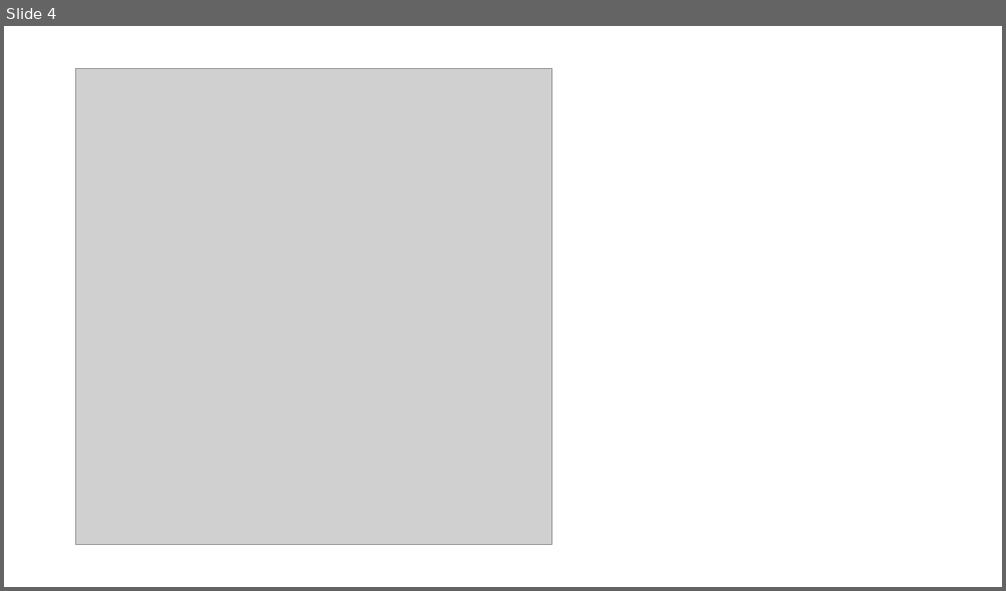
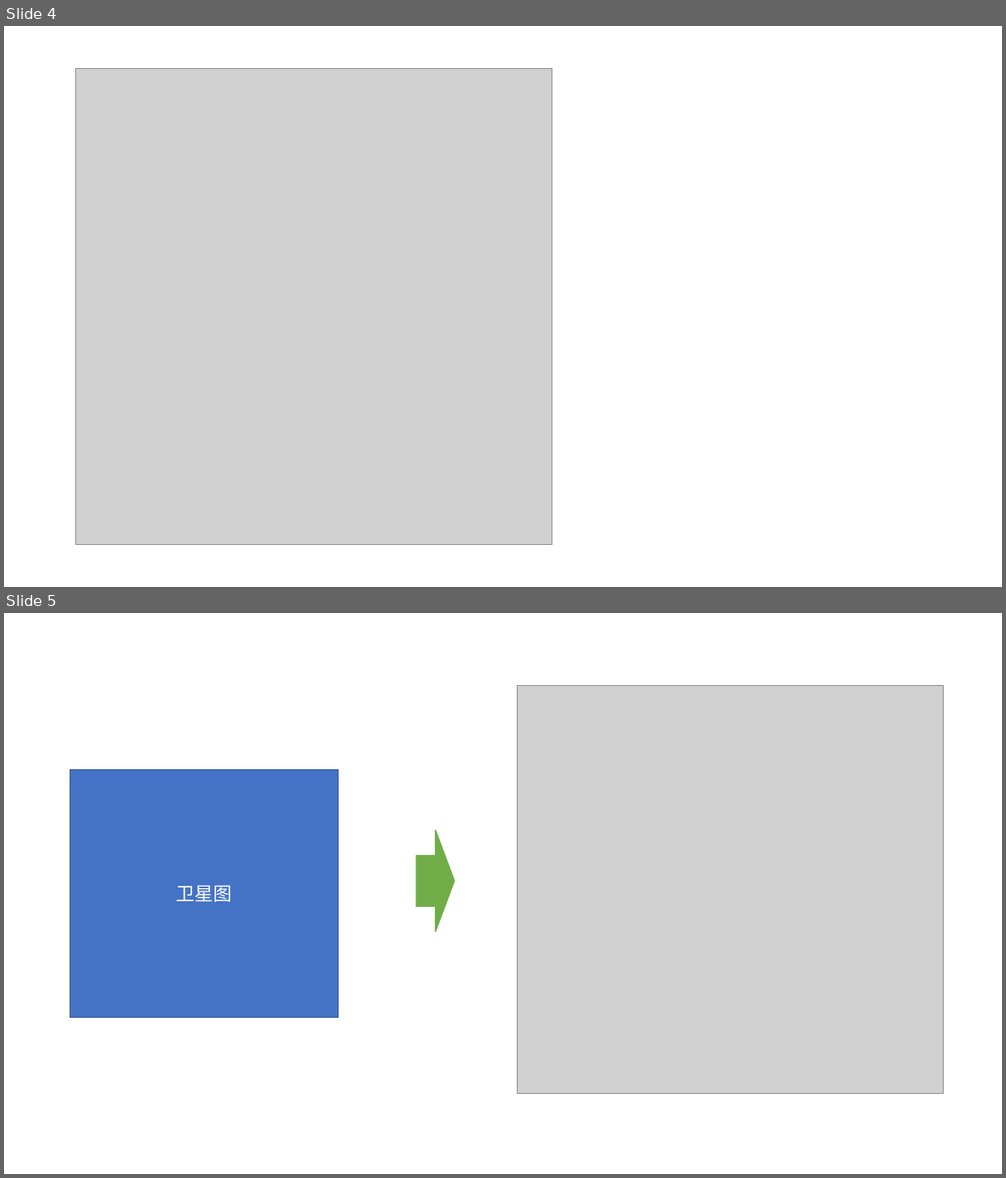
Before and after one commit to OscarTaoyuPan/TrafficLightControl_QS, a slide deck: figures/figures.pptx. Shown one above the other, each under a label of ours: slide 4 before the commit, slides 4 and 5 after it. The pictures are 1006x591 and 1006x1178 pixels, drawn with LibreOffice and Linux fonts; fonts in the diff are those of the drawing; grey boxes stand for pictures. Boxes give left, top, right and bottom in pixels: in the first picture for what was removed or moved away, otherwise in the second. Text is boxed around its words. In the diff, an @@ line names an element or a change of style, - is before the commit and + after.

```diff
--- a/figures/figures.pptx
+++ b/figures/figures.pptx
@@ slide 5 added at bbox=[4, 613, 1002, 1174], background #FFFFFF @@
@@ picture added at bbox=[518, 686, 944, 1094] @@
@@ rectangle added at bbox=[70, 770, 338, 1018], fill #4472C4, outline #325491 1 pt, 18 pt, text #FFFFFF @@
+卫星图
@@ right arrow added at bbox=[416, 830, 454, 932], fill #70AD47, outline #70AD47 1 pt @@
```
Also in this commit, not shown: 2 other files.
